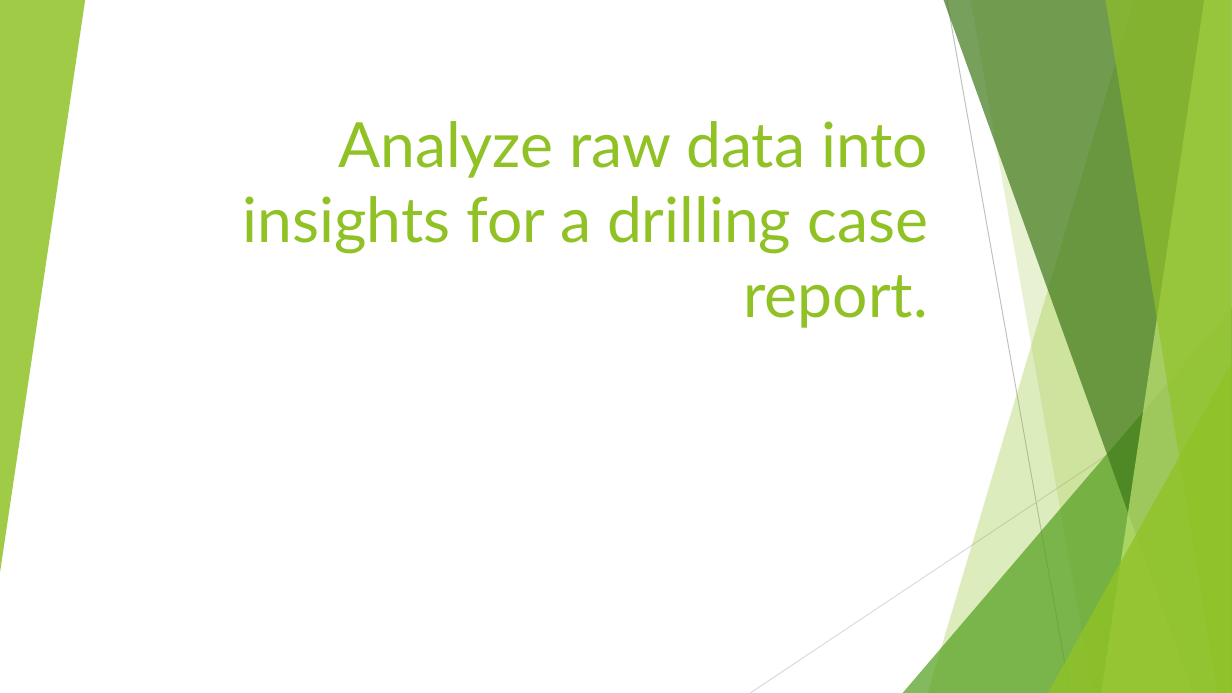
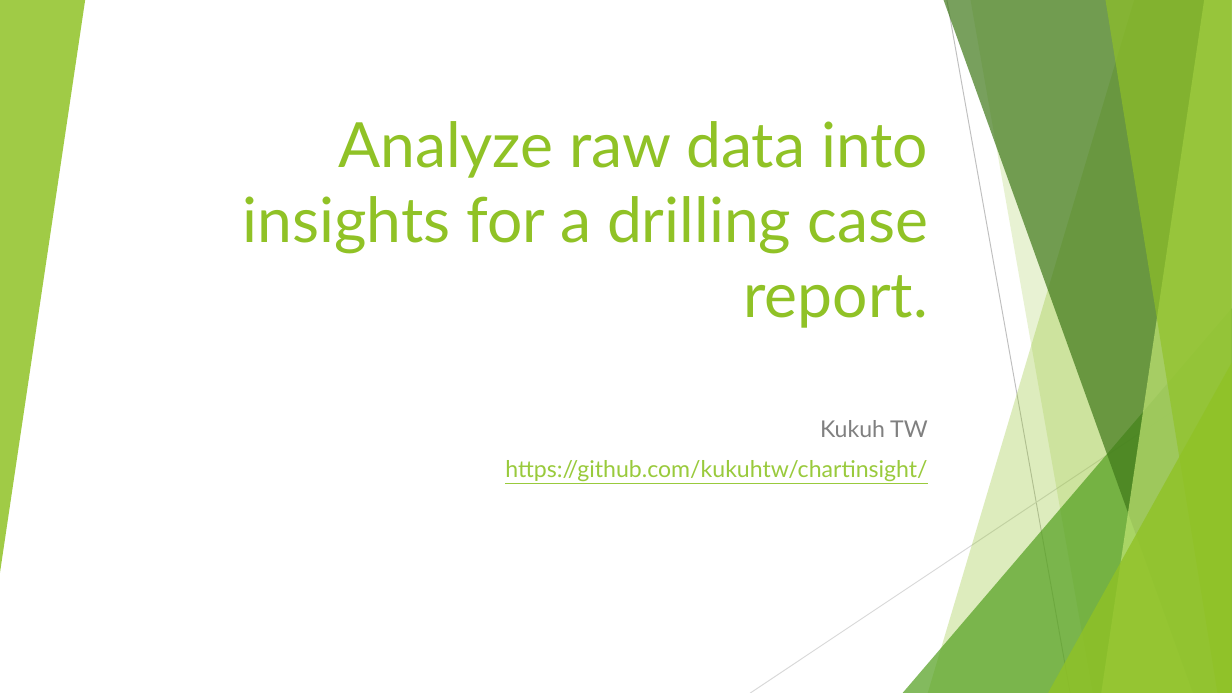
Before and after one commit to kukuhtw/chartinsight, a slide deck: slide 1 of ChartInsight.pptx. Drawn at 1232x693 pixels with LibreOffice and Linux fonts; fonts in the diff are those of the drawing. Boxes give left, top, right and bottom in pixels: in the first picture for what was removed or moved away, otherwise in the second. Text is boxed around its words. In the diff, an @@ line names an element or a change of style, - is before the commit and + after.

```diff
--- a/ChartInsight.pptx
+++ b/ChartInsight.pptx
@@ subtitle added at (x1=505, y1=420, x2=928, y2=481), 18 pt, text #99CA3C, underline @@
+Kukuh TW
+https://github.com/kukuhtw/chartinsight/
```
Also in this commit, not shown: 1 slide added.
